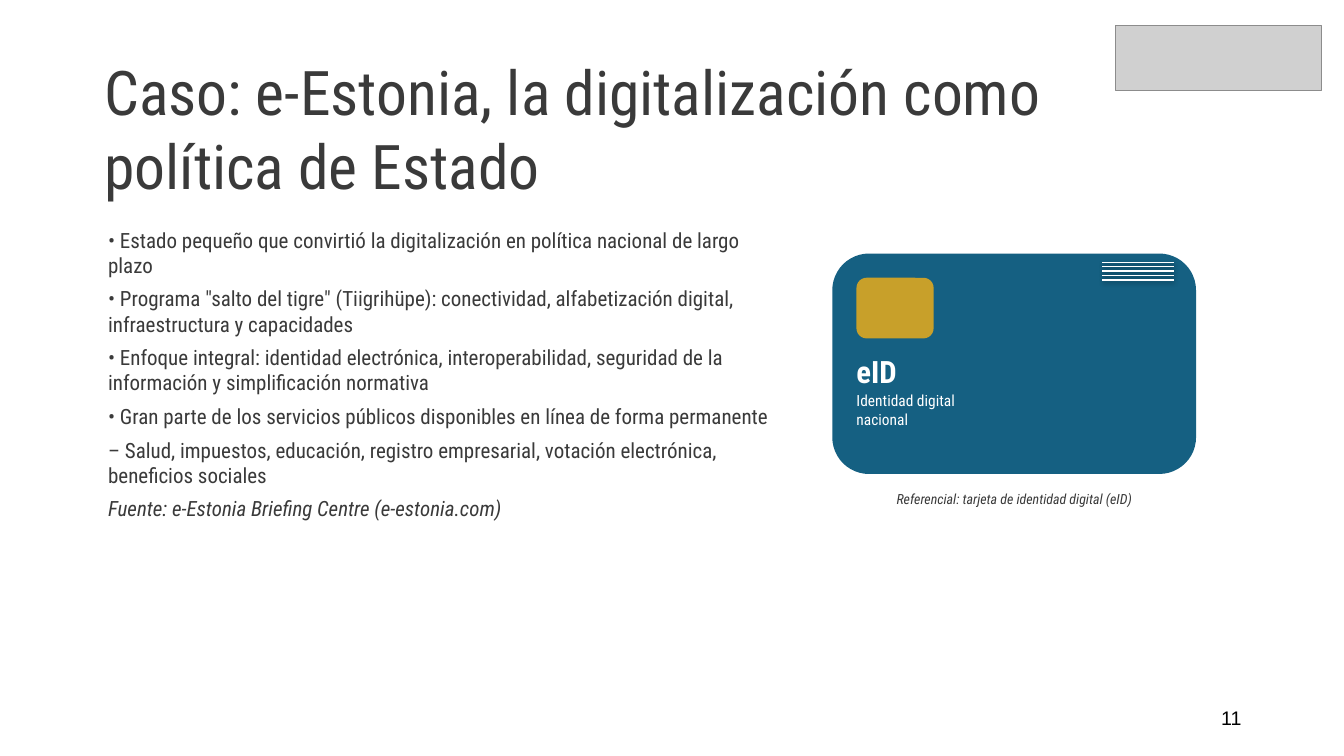
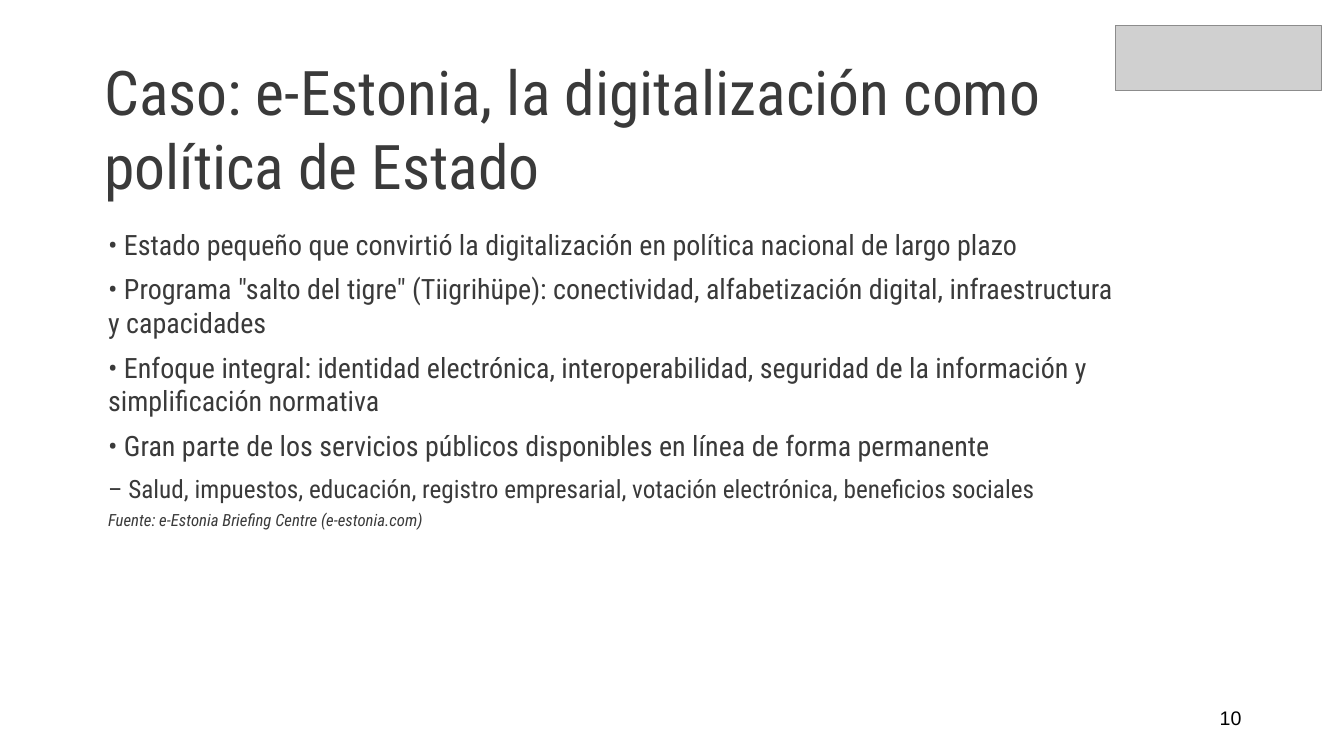
Before and after one commit to diegozamoranoWP/Diplomado-PUCV, a slide deck: slide 10 of Modulo_3_Transformacion_Digital/Clase_1_Transformacion_Digital.pptx (slide 11 before the commit). Drawn at 1344x756 pixels with LibreOffice and Linux fonts; fonts in the diff are those of the drawing; grey boxes stand for pictures. Boxes give left, top, right and bottom in pixels: in the first picture for what was removed or moved away, otherwise in the second. Text is boxed around its words. In the diff, an @@ line names an element or a change of style, - is before the commit and + after.

```diff
--- a/Modulo_3_Transformacion_Digital/Clase_1_Transformacion_Digital.pptx
+++ b/Modulo_3_Transformacion_Digital/Clase_1_Transformacion_Digital.pptx
@@ text "• Estado pequeño que convirtió ..." at [108, 234, 1113, 530]: size 15 to 20 pt in "• Estado pequeño que convirtió la digitalización ...", "• Programa "salto del tigre" (Tiigrihüpe): conectividad, ...", "• Enfoque integral: identidad electrónica, interoperabilidad ...", "• Gran parte de los servicios públicos ..."; size 15 to 18 pt in "– Salud, impuestos, educación, registro empresarial, votació ..."; size 15 to 12 pt in "Fuente: e-Estonia Briefing Centre (e-estonia.com)"; more space between paragraphs; less space between paragraphs @@
@@ rounded rectangle removed at [833, 254, 1197, 475] @@
@@ line removed from (1103, 262) to (1175, 262) @@
@@ line removed from (1103, 267) to (1175, 267) @@
@@ rounded rectangle removed at [857, 278, 935, 339] @@
@@ line removed from (1103, 271) to (1175, 271) @@
@@ line removed from (1103, 275) to (1175, 275) @@
@@ line removed from (1103, 280) to (1175, 280) @@
@@ text removed at [856, 361, 896, 384] @@
-eID
@@ text removed at [856, 394, 955, 425] @@
-Identidad digital
-nacional
@@ text removed at [897, 493, 1132, 507] @@
-Referencial: tarjeta de identidad digital (eID)
@@ text at [1220, 711, 1242, 726]: text changed @@
-11
+10
```
Also in this commit, not shown: 31 other slides changed, 1 slide removed.
